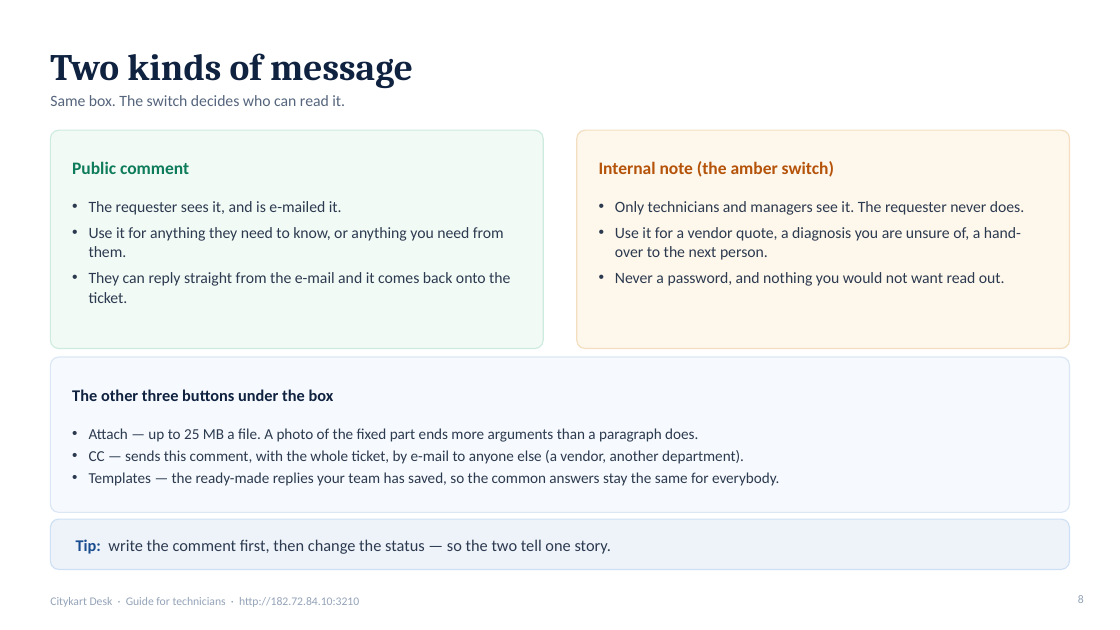
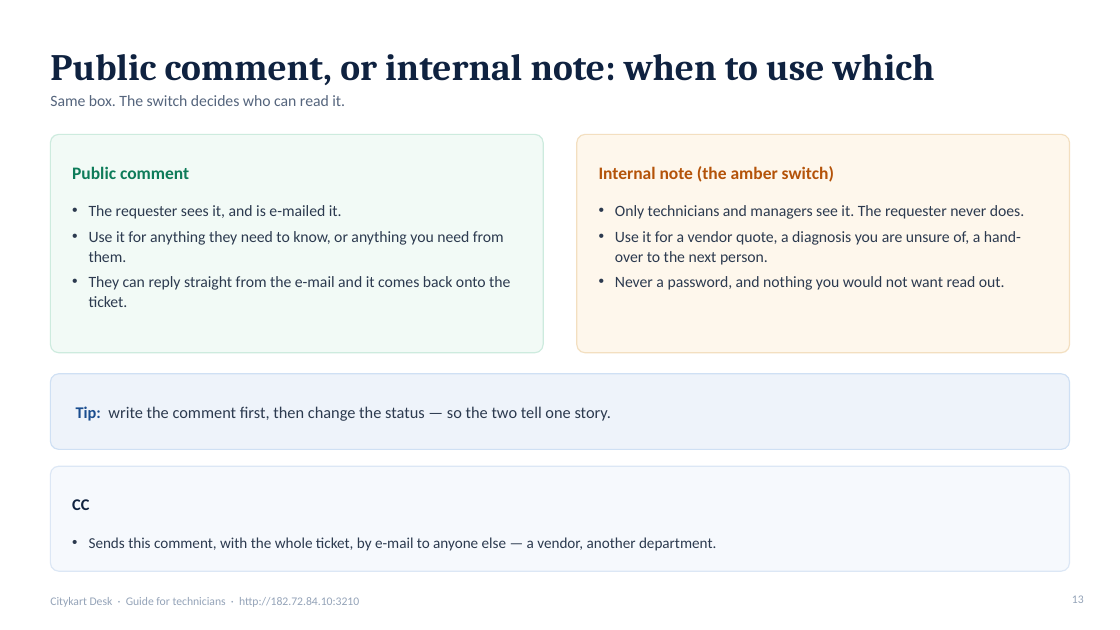
Before and after one commit to kumarsuraj84/Citykartdesk, a slide deck: slide 13 of docs/guides/CKDesk-Guide-for-Technicians.pptx (slide 8 before the commit). Drawn at 1120x630 pixels with LibreOffice and Linux fonts; fonts in the diff are those of the drawing. Boxes give left, top, right and bottom in pixels: in the first picture for what was removed or moved away, otherwise in the second. Text is boxed around its words. In the diff, an @@ line names an element or a change of style, - is before the commit and + after.

```diff
--- a/docs/guides/CKDesk-Guide-for-Technicians.pptx
+++ b/docs/guides/CKDesk-Guide-for-Technicians.pptx
@@ title at (x1=50, y1=54, x2=935, y2=85): text changed @@
-Two kinds of message
+Public comment, or internal note: when to use which
@@ 4 texts, 2 rounded rectangles moved together from (x1=50, y1=130, x2=1070, y2=349) to (x1=50, y1=134, x2=1070, y2=353) @@
@@ rounded rectangle resized from (x1=50, y1=357, x2=1070, y2=513) to (x1=50, y1=374, x2=1070, y2=450) @@
@@ rounded rectangle at (x1=50, y1=374, x2=1070, y2=450): fill #F6F9FD to #EEF3FA; outline #DCE7F5 1 pt to #CFE0F4 1 pt; proportions changed @@
@@ text removed at (x1=72, y1=389, x2=334, y2=401) @@
-The other three buttons under the box
@@ text "Tip: write the comment first, ..." moved from (x1=76, y1=539, x2=611, y2=554) to (x1=76, y1=406, x2=611, y2=421) @@
@@ rounded rectangle resized from (x1=50, y1=519, x2=1070, y2=570) to (x1=50, y1=466, x2=1070, y2=571) @@
@@ rounded rectangle at (x1=50, y1=466, x2=1070, y2=571): fill #EEF3FA to #F6F9FD; outline #CFE0F4 1 pt to #DCE7F5 1 pt; proportions changed @@
@@ text added at (x1=72, y1=499, x2=89, y2=510), 14 pt, text #0F2240, bold @@
+CC
@@ text at (x1=89, y1=537, x2=716, y2=551): text changed @@
-• Attach — up to 25 MB a file. A photo of the fixed part ends more arguments than a paragraph does.
-• CC — sends this comment, with the whole ticket, by e-mail to anyone else (a vendor, another department).
-• Templates — the ready-made replies your team has saved, so the common answers stay the same for everybody.
+• Sends this comment, with the whole ticket, by e-mail to anyone else — a vendor, another department.
@@ page number at (x1=1072, y1=595, x2=1084, y2=603): text changed @@
-8
+13
```
Also in this commit, not shown: 6 other slides changed, 8 slides added, 1 slide removed, 2 other files.
